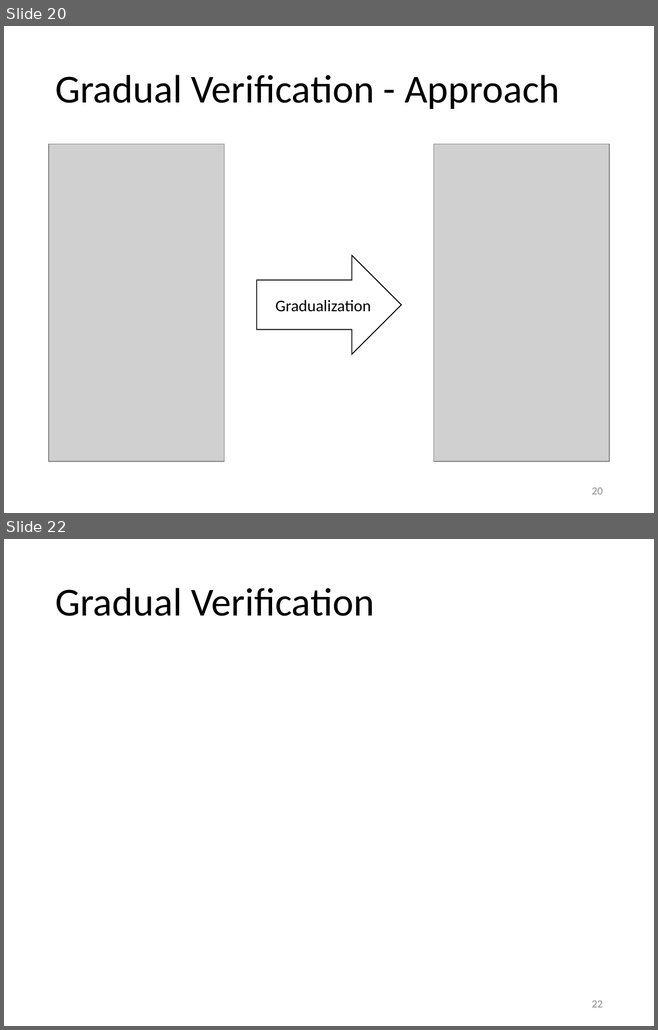
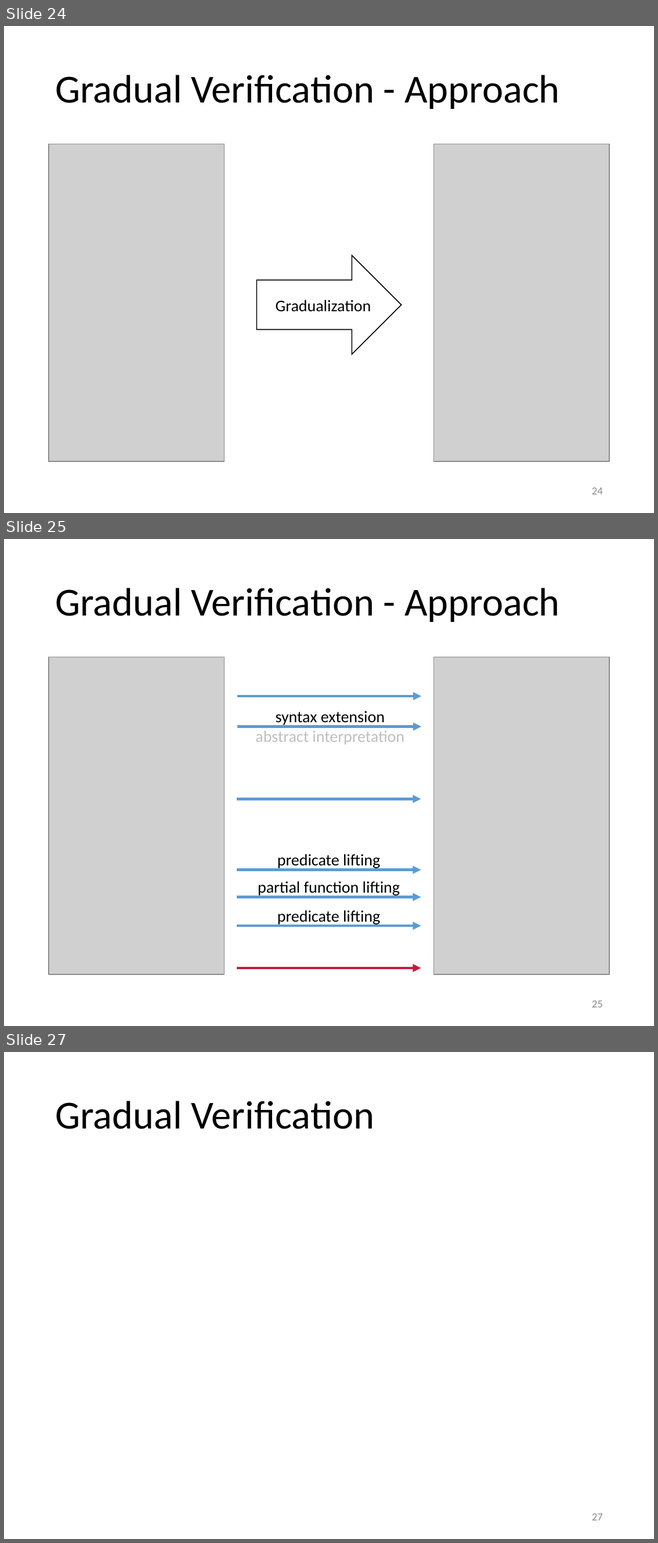
Before and after one commit to olydis/GradVerThesis, a slide deck: presentation/PLunch.pptm. Shown one above the other, each under a label of ours: slides 20 and 22 before the commit, slides 24, 25 and 27 after it; the slides between them are not shown. The pictures are 658x1030 and 658x1543 pixels, drawn with LibreOffice and Linux fonts; fonts in the diff are those of the drawing; grey boxes stand for pictures. Boxes give left, top, right and bottom in pixels: in the first picture for what was removed or moved away, otherwise in the second. Text is boxed around its words. In the diff, an @@ line names an element or a change of style, - is before the commit and + after.

```diff
--- a/presentation/PLunch.pptm
+++ b/presentation/PLunch.pptm
@@ slide 25 added at bbox=[4, 539, 654, 1026], background #FFFFFF @@
@@ title added at bbox=[55, 588, 560, 622], 44 pt, text #000000 @@
+Gradual Verification - Approach
@@ picture added at bbox=[49, 657, 224, 975] @@
@@ picture added at bbox=[433, 657, 609, 975] @@
@@ arrow added from (237, 696) to (421, 696), #5B9BD5 3 pt @@
@@ text added at bbox=[255, 711, 404, 744], 18 pt, text #BFBFBF @@
+syntax extension
+abstract interpretation
@@ arrow added from (237, 727) to (421, 727), #5B9BD5 3 pt @@
@@ arrow added from (237, 799) to (420, 799), #5B9BD5 3 pt @@
@@ text added at bbox=[277, 854, 380, 870], 18 pt, text #000000 @@
+predicate lifting
@@ arrow added from (237, 870) to (420, 870), #5B9BD5 3 pt @@
@@ text added at bbox=[257, 881, 400, 897], 18 pt, text #000000 @@
+partial function lifting
@@ arrow added from (237, 897) to (420, 897), #5B9BD5 3 pt @@
@@ text added at bbox=[277, 910, 380, 925], 18 pt, text #000000 @@
+predicate lifting
@@ arrow added from (237, 926) to (420, 926), #5B9BD5 3 pt @@
@@ arrow added from (237, 968) to (420, 968), #C41E3A 3 pt @@
@@ page number added at bbox=[592, 1001, 603, 1008], 12 pt, text #8C8C8C @@
+25
@@ what was slide 20 is now slide 24 @@
@@ page number at bbox=[592, 488, 603, 495]: text changed @@
-20
+24
@@ what was slide 22 is now slide 27 @@
@@ page number at bbox=[592, 1514, 603, 1521]: text changed @@
-22
+27
```
Also in this commit, not shown: 2 slides changed, 5 other slides added, 1 slide removed, 3 other files.
